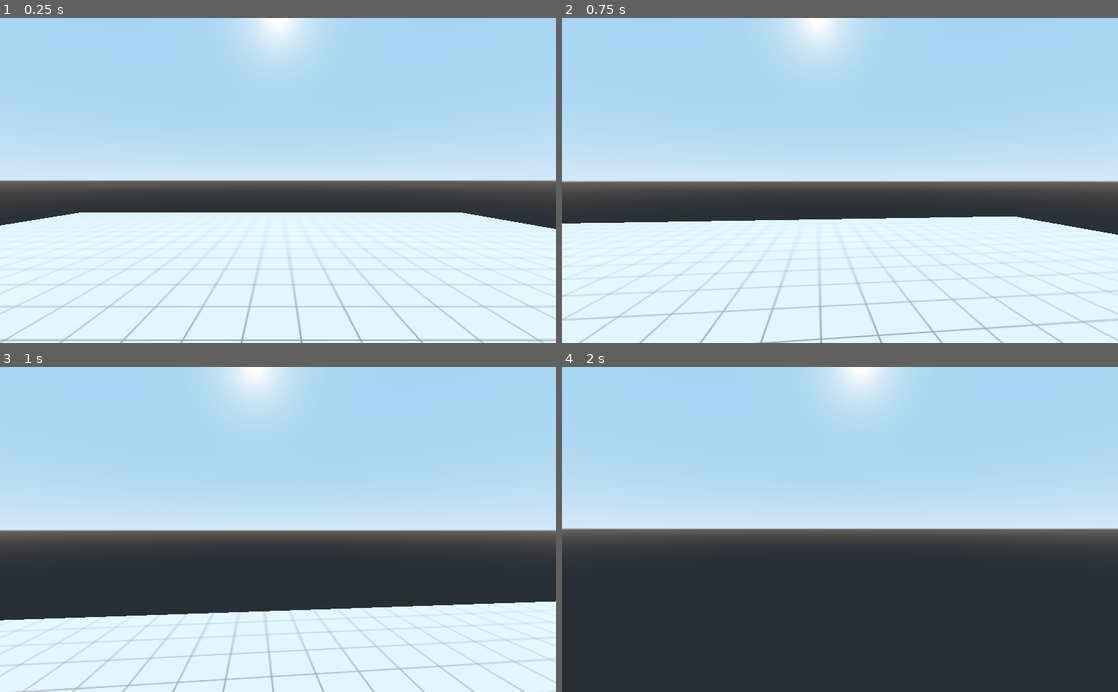
Above: before the commit, frames 1-4 (two rows, left to right).
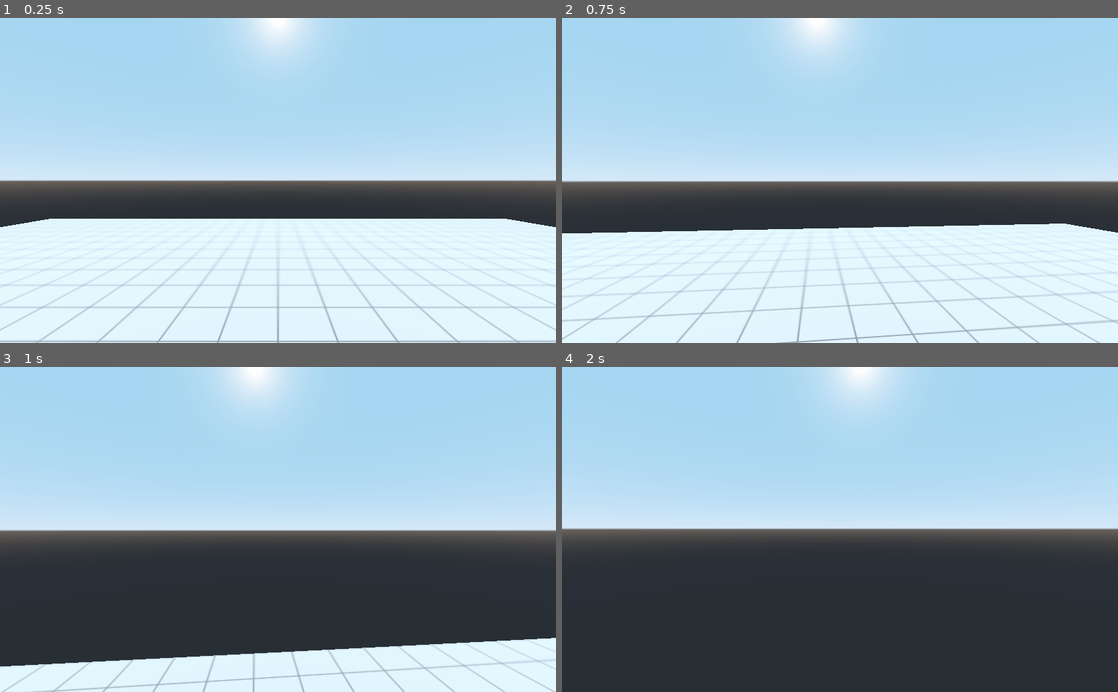
Above: after the commit, the same moments.

Repository: Pixeliceous/Sandboxy
Game: Godot game, scene res://Scenes/Room.tscn
The game is run twice, just before and just after one commit, with the same random seed, the same clock (stepped at 60 frames per second) and the same inputs.
Inputs (mouse positions are in pixels of both pictures, inside the frame that each line leads up to):
- Up to frame 1 (0.25 s): no input
- Up to frame 2 (0.75 s): tap Enter at 0.5 s; move the mouse to (867, 180) at 0.52 s; hold W (moveForward) from 0.53 s (still down)
- Up to frame 3 (1 s): keep holding W (moveForward); tap Space (jump) at 0.77 s
- Up to frame 4 (2 s): keep holding W (moveForward); move the mouse to (812, 529) at 1.27 s; tap Space (jump) at 1.52 s

The runs differ from the first frame. In frame 1, 4.4% of the frame differs, in the area x 0-100%, y 59-100%; in frame 2, 5.0%; in frame 3, 14%, in the area x 0-100%, y 72-100%; in frame 4, nothing differs.

Commit message:
Center player object on playing field.

Diff:
--- a/source/Scenes/Room.tscn
+++ b/source/Scenes/Room.tscn
@@ -29,8 +29,8 @@
 transform = Transform( 4096, 0, 0, 0, 1, 0, 0, 0, 4096, 0, 0, 0 )
 shape = SubResource( 2 )
 
-[node name="KinematicBody" parent="." instance=ExtResource( 1 )]
-transform = Transform( 1, 0, 0, 0, 1, 0, 0, 0, 1, 0.725662, 1.34883, 3.78584 )
+[node name="Player" parent="." instance=ExtResource( 1 )]
+transform = Transform( 1, 0, 0, 0, 1, 0, 0, 0, 1, 0, 1.349, 0 )
 
 [node name="DirectionalLight" type="DirectionalLight" parent="."]
 transform = Transform( 1, 0, 0, 0, 0.721144, 0.692785, 0, -0.692785, 0.721144, 0, 18.3887, 25.053 )
